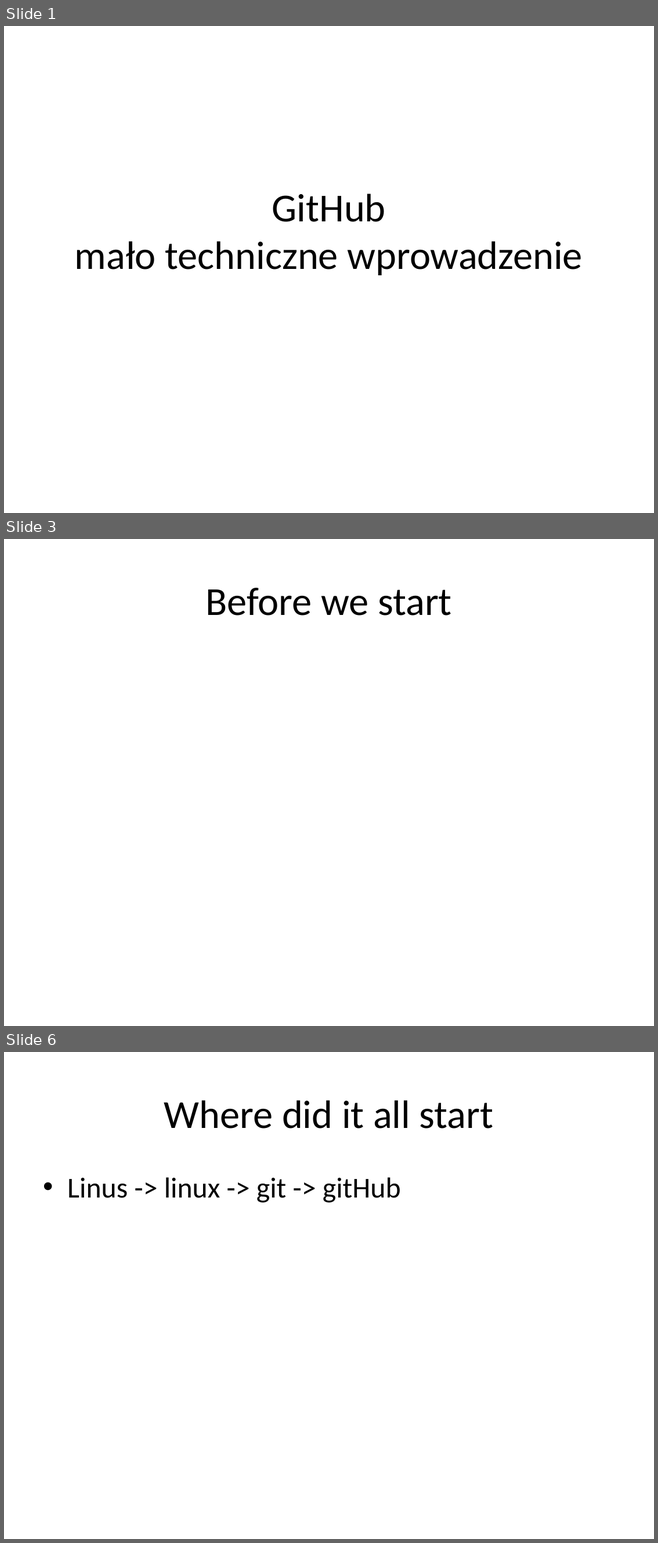
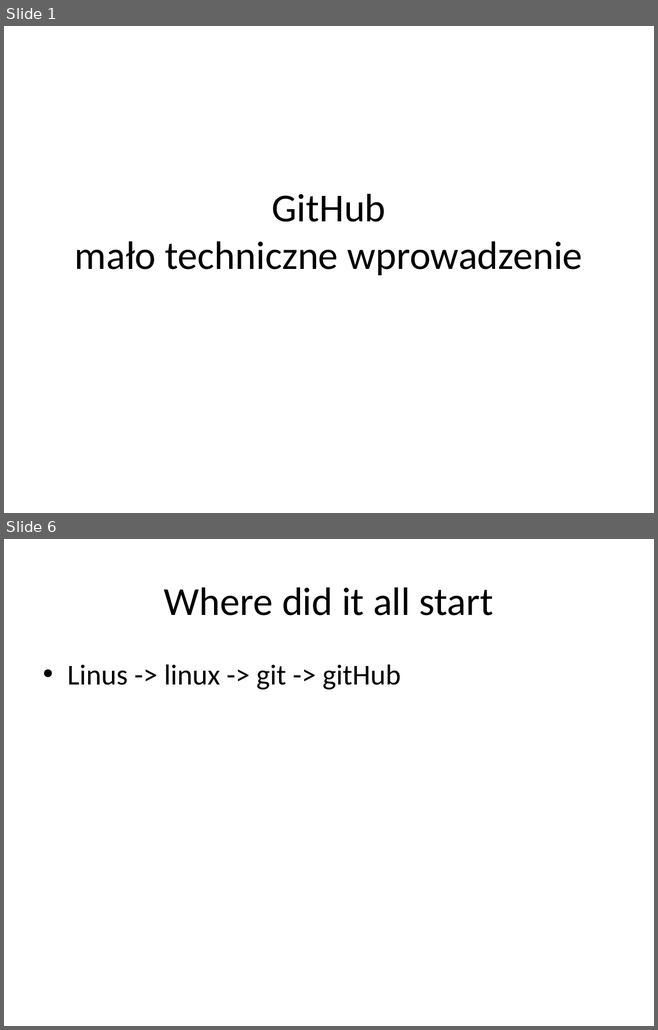
Before and after one commit to krzysztofkaluzny/codeweek, a slide deck: GitHub - Talk .pptx. Shown one above the other, each under a label of ours: slides 1, 3 and 6 before the commit, slides 1 and 6 after it; the slides between them are not shown. The pictures are 658x1543 and 658x1030 pixels, drawn with LibreOffice and Linux fonts; fonts in the diff are those of the drawing. Boxes give left, top, right and bottom in pixels: in the first picture for what was removed or moved away, otherwise in the second. Text is boxed around its words. In the diff, an @@ line names an element or a change of style, - is before the commit and + after.

```diff
--- a/GitHub - Talk .pptx
+++ b/GitHub - Talk .pptx
@@ slide 3 removed at [4, 539, 654, 1026], background #FFFFFF @@
@@ title removed at [206, 588, 452, 616] @@
-Before we start
```
Also in this commit, not shown: 3 slides changed, 4 slides added, 3 other slides removed.
